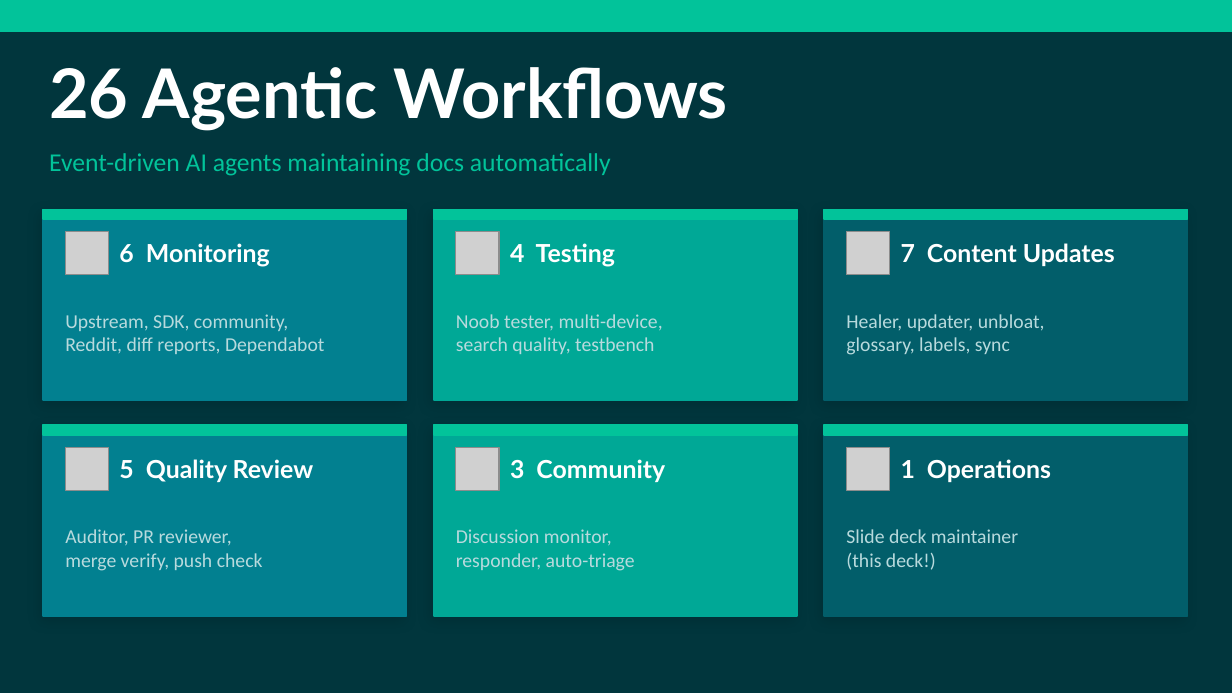
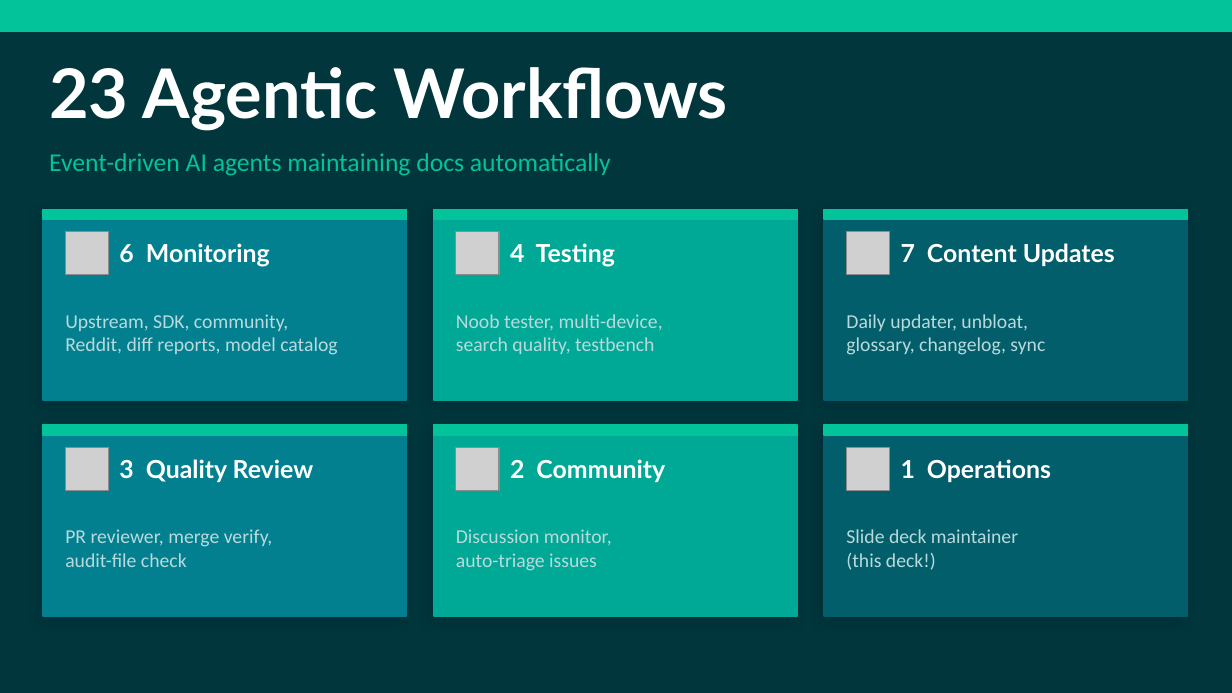
Before and after one commit to nicholasdbrady/foundry-docs, a slide deck: slide 5 of slides/foundry-docs-overview.pptx. Drawn at 1232x693 pixels with LibreOffice and Linux fonts; fonts in the diff are those of the drawing; grey boxes stand for pictures. Boxes give left, top, right and bottom in pixels: in the first picture for what was removed or moved away, otherwise in the second. Text is boxed around its words. In the diff, an @@ line names an element or a change of style, - is before the commit and + after.

```diff
--- a/slides/foundry-docs-overview.pptx
+++ b/slides/foundry-docs-overview.pptx
@@ text at (49,67,728,131): text changed @@
-26 Agentic Workflows
+23 Agentic Workflows
@@ text at (846,314,1045,355): text changed @@
-Healer, updater, unbloat,
-glossary, labels, sync
+Daily updater, unbloat,
+glossary, changelog, sync
@@ text at (65,337,337,355): text changed @@
-Reddit, diff reports, Dependabot
+Reddit, diff reports, model catalog
@@ text at (119,459,314,482): text changed @@
-5 Quality Review
+3 Quality Review
@@ text at (510,459,665,482): text changed @@
-3 Community
+2 Community
@@ text at (65,529,272,567): text changed @@
-Auditor, PR reviewer,
-merge verify, push check
+PR reviewer, merge verify,
+audit-file check
@@ text at (456,553,597,571): text changed @@
-responder, auto-triage
+auto-triage issues
```
Also in this commit, not shown: 5 other slides changed, 1 other file.
